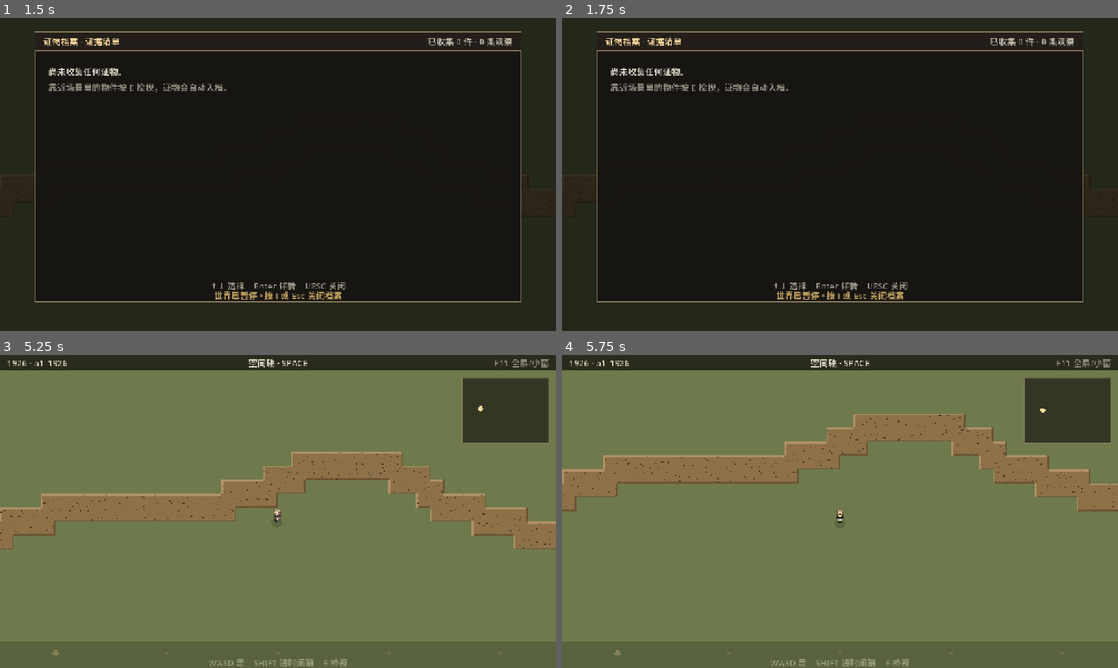
Above: before the commit, frames 1-4 (two rows, left to right).
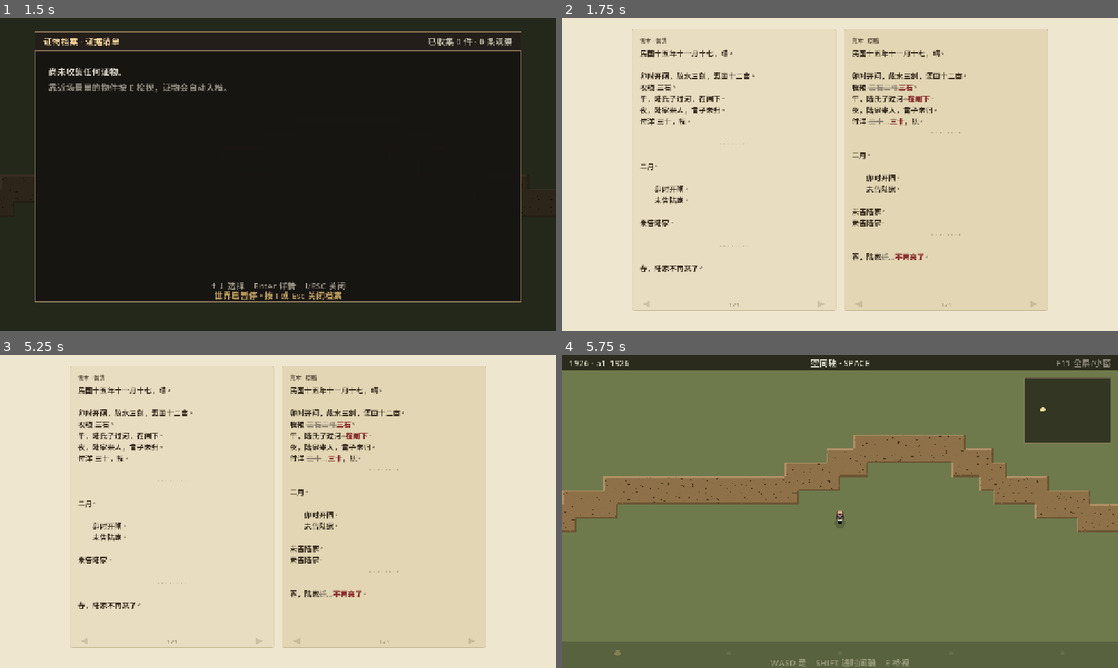
Above: after the commit, the same moments.

Repository: lyhtakeashot/liminal-shift
Game: Godot game, scene res://scenes/main.tscn
The game is run twice, just before and just after one commit, with the same random seed, the same clock (stepped at 60 frames per second) and the same inputs.
Inputs (mouse positions are in pixels of both pictures, inside the frame that each line leads up to):
- Up to frame 1 (1.5 s): tap Enter (ui_accept) at 0.5, 0.77, 1.25 s; move the mouse to (400, 158) at 0.52 s; hold D (move_right) 0.53-1.28 s; hold I (archive) 0.53-1.28 s; click (400, 158) at 0.67 s; tap E (inspect) at 0.8, 1.35 s; move the mouse to (166, 190) at 1.27 s; hold S (move_down) from 1.28 s (still down)
- Up to frame 2 (1.75 s): keep holding S (move_down); tap Enter (ui_accept) at 1.52 s; tap J at 1.55 s
- Up to frame 3 (5.25 s): tap Enter (ui_accept) at 2, 3.02, 3.5, 3.77, 4.25, 4.52 s; move the mouse to (333, 442) at 2.02 s; release S (move_down) at 2.03 s; hold D (move_right) 2.03-2.78 s; hold J 2.03-2.78 s; tap I (archive) at 2.3, 2.85, 4.55 s; move the mouse to (250, 574) at 2.77 s; hold W (move_up) 2.78-3.53 s; click (250, 574) at 2.92 s; tap E (inspect) at 3.05, 3.6 s; move the mouse to (444, 558) at 3.52 s; hold J 3.53-4.28 s; hold A (move_left) 3.53-5.03 s; move the mouse to (111, 464) at 4.27 s; tap Shift (shift_axis) at 4.35 s; move the mouse to (305, 511) at 5.02 s; hold S (move_down) from 5.03 s (still down); hold J from 5.03 s (still down); click (305, 511) at 5.17 s
- Up to frame 4 (5.75 s): keep holding S (move_down); keep holding J; tap E (inspect) at 5.3 s

Frame 1 is identical in both runs. In frame 2, 100% of the frame differs, in the area x 0-100%, y 0-100%; in frame 3, 100%; in frame 4, 15%.

Commit message:
feat(diary): 双本对照接入主流程（E 开合书本 / 停世界 / 书入档）
- 热点加一行 diary: mill 即可在地图上按 E 翻开《水簿》一对
- 翻开那一刻顺手入档一份书类证物（同年代只入一次，档案闪「已收集」）
- 书本开着时世界全停、HUD 让开；E 由 DiaryView 吃作合上，just_closed() 防同键重开
- J 是临时调试入口（frames.json 里还没有书热点），数据落地后删掉

Diff:
--- a/scripts/main.gd
+++ b/scripts/main.gd
@@ -17,6 +17,8 @@
 const FrameData = preload("res://scripts/frame_data.gd")
 const EvidenceStore = preload("res://scripts/evidence_store.gd")
 const EvidenceArchive = preload("res://scripts/evidence_archive.gd")
+const DiaryView = preload("res://scripts/diary_view.gd")
+const DiaryTexts = preload("res://scripts/diary_texts.gd")
 
 # 五个年代的时间轴色偏：越往后越冷、越灰
 const YEAR_TINTS: Array = [
@@ -37,6 +39,8 @@
 var tl: Timeline
 var archive: Control = null          # 证物档案界面（代码动态建，挂 Main 下）
 var _archive_i_down := false          # I 键边沿检测（轮询，不用事件）
+var diary: Control = null            # 双日记对照界面（代码动态建，挂 Main 下）
+var _diary_j_down := false            # J 键边沿检测（临时调试入口，说明见 _make_diary）
 
 var _step_active := false    # 这一轮按住是否已经推过第一帧
 var _repeating := false      # 是否已经进入连发阶段
@@ -66,6 +70,7 @@
 	# 这里只做注入：让 world_view 拿到节点引用，玩家状态靠 set_player_state() 每帧同步。
 	world.set_player_ref(player)
 	_make_archive()
+	_make_diary()
 	# 读回上次存档的证物（跨启动持久化）。读不到就当空档案。
 	EvidenceStore.load()
 	_refresh_all()
@@ -77,6 +82,41 @@
 	archive = EvidenceArchive.new()
 	archive.name = "EvidenceArchive"
 	add_child(archive)
+
+
+## 建双日记界面：动态挂 Main 下（与档案同层，建在 HUD 之后 → 画在 HUD 上面）。
+## 正常情况下在世界里按 E 翻开书本（见 _try_open_diary）；J 是**临时调试入口**，
+## 因为 frames.json 里还没有「书」热点。内容线往柜台 / 暗龛热点加一行
+## `"diary": "mill"` 之后，把 _process 里的 J 分支删掉即可。
+func _make_diary() -> void:
+	diary = DiaryView.new()
+	diary.name = "DiaryView"
+	add_child(diary)
+	# 入档时让档案闪一下「已收集」
+	diary.set("archive_hook", archive)
+
+
+## 脚下那一格如果是一条「书」热点，就翻开它。返回是否翻开了。
+## 契约：热点字典里加 `"diary": "<书 id>"`；现在只有 "mill"（《水簿》一对）。
+func _try_open_diary() -> bool:
+	if diary == null:
+		return false
+	var f: FrameData = tl.current()
+	if f == null:
+		return false
+	var h: Dictionary = f.hotspot_at(tl.char_pos)
+	if h.is_empty():
+		return false
+	if String(h.get("diary", "")) != "mill":
+		return false
+	var pair := DiaryTexts.mill_pair()
+	diary.show_pair(String(pair.fake), String(pair.raw),
+		String(pair.left_title), String(pair.right_title))
+	# 「获取的时候复刻一份」：翻开这一刻就入档（同一年代只入一次）
+	diary.collect_copy(f.year)
+	diary.open_view()
+	_set_hud_hidden(true)
+	return true
 
 
 ## 档案开着的时候把 HUD 让开。
@@ -137,10 +177,18 @@
 		archive.toggle()
 	_archive_i_down = archive_now
 
-	# 档案开着的时候，游戏逻辑全停（不响应行走 / 时间轴推帧 / SHIFT 切时代 / E 检视）。
+	# 双日记：临时调试入口（J）。数据里还没有「书」热点，先用它把界面翻出来看效果。
+	# 开着的时候也由这里合上（下面的停世界 return 挡不到这一段）。
+	var diary_now := Input.is_key_pressed(KEY_J) or Input.is_physical_key_pressed(KEY_J)
+	if diary_now and not _diary_j_down and diary != null:
+		diary.toggle()
+	_diary_j_down = diary_now
+
+	# 档案 / 书本开着的时候，游戏逻辑全停（不响应行走 / 时间轴推帧 / SHIFT 切时代 / E 检视）。
 	# ⚠️ SHIFT 与 E 的处理必须放在这个判断**之后** —— 开着档案时世界是停的，
 	#    否则玩家能一边翻档案一边切时代、顺手把新年代证物也收了。
-	if archive != null and archive.is_open():
+	# 书本的「合上」走 DiaryView._input（E / Esc），不吃这一段。
+	if (archive != null and archive.is_open()) or (diary != null and diary.is_open()):
 		player.walking = false
 		_set_hud_hidden(true)
 		return
@@ -151,9 +199,14 @@
 	if Input.is_action_just_pressed("shift_axis"):
 		tl.toggle_axis()
 
-	# E 检视：档案开着就跳过（免得关档瞬间误收一件）。
+	# E：脚下有「书」就翻开（顺手入档一份副本），没有就照旧检视。
+	# 书开着时到不了这里（上面那条 return 挡着）；合书由 DiaryView 自己吃 E，
+	# just_closed() 防止同一次按键「合上又被立刻翻开」。
 	if Input.is_action_just_pressed("inspect"):
-		_do_inspect()
+		if diary != null and diary.just_closed():
+			pass
+		elif not _try_open_diary():
+			_do_inspect()
 
 	if tl.axis == Timeline.Axis.SPACE:
 		_process_space(delta)
